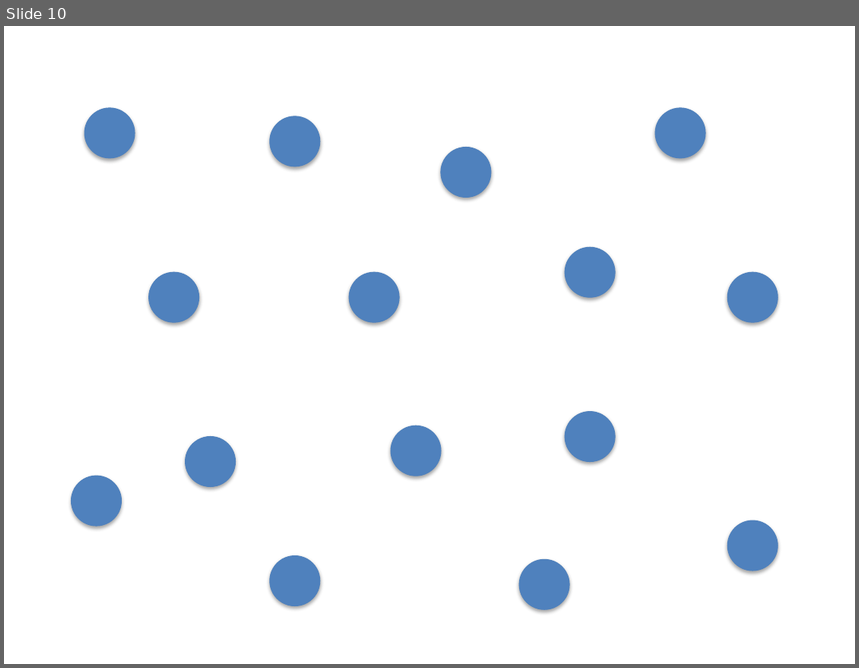
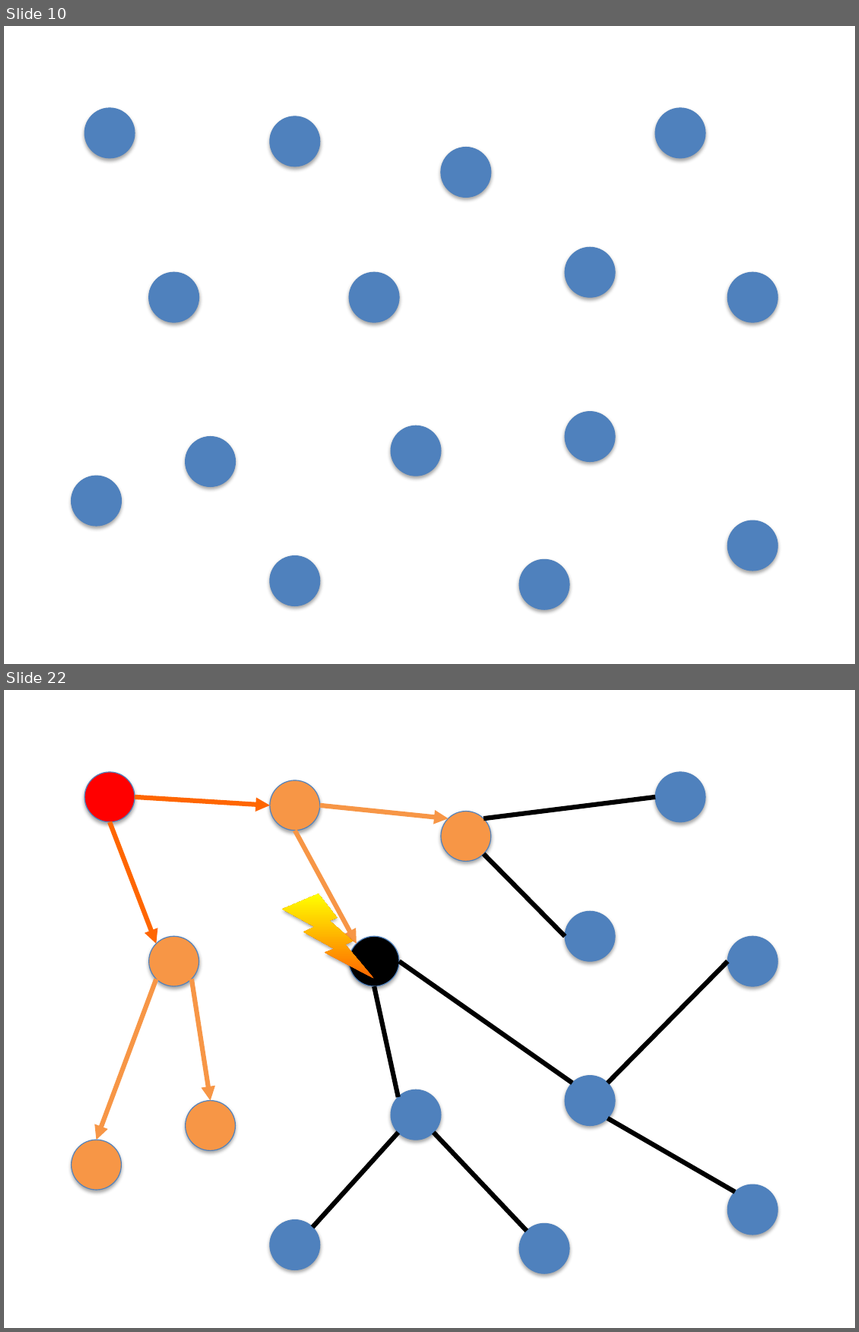
Before and after one commit to jrwest/ricon2014, a slide deck: Resources/Diagrams.pptx. Shown one above the other, each under a label of ours: slide 10 before the commit, slides 10 and 22 after it; the slides between them are not shown. The pictures are 859x668 and 859x1332 pixels, drawn with LibreOffice and Linux fonts; fonts in the diff are those of the drawing. Boxes give left, top, right and bottom in pixels: in the first picture for what was removed or moved away, otherwise in the second. Text is boxed around its words. In the diff, an @@ line names an element or a change of style, - is before the commit and + after.

```diff
--- a/Resources/Diagrams.pptx
+++ b/Resources/Diagrams.pptx
@@ slide 22 added at box(4, 690, 855, 1328), background #FFFFFF @@
@@ ellipse added at box(85, 772, 135, 822), fill #FF0000, outline #4F81BD 0.75 pt @@
@@ ellipse added at box(269, 780, 320, 831), fill #F79646, outline #4F81BD 0.75 pt @@
@@ ellipse added at box(655, 772, 705, 822), fill #4F81BD, outline #4F81BD 0.75 pt @@
@@ arrow added from (135, 797) to (269, 806), #FF6600 4 pt @@
@@ line added from (484, 818) to (655, 797), #000000 4 pt @@
@@ arrow added from (110, 822) to (156, 944), #FF6600 4 pt @@
@@ arrow added from (320, 806) to (449, 818), #F79646 4 pt @@
@@ ellipse added at box(441, 811, 491, 861), fill #F79646, outline #4F81BD 0.75 pt @@
@@ arrow added from (295, 831) to (357, 944), #F79646 4 pt @@
@@ line added from (484, 854) to (565, 937), #000000 4 pt @@
@@ lightning bolt added at box(282, 894, 374, 980), fill gradient #FF6600 to #FFFF00 @@
@@ ellipse added at box(565, 911, 615, 961), fill #4F81BD, outline #4F81BD 0.75 pt @@
@@ ellipse added at box(148, 937, 199, 987), fill #F79646, outline #4F81BD 0.75 pt @@
@@ ellipse added at box(350, 937, 400, 987), fill #000000, outline #4F81BD 0.75 pt @@
@@ ellipse added at box(728, 937, 778, 987), fill #4F81BD, outline #4F81BD 0.75 pt @@
@@ line added from (399, 961) to (572, 1083), #000000 4 pt @@
@@ line added from (607, 1083) to (728, 961), #000000 4 pt @@
@@ arrow added from (156, 980) to (96, 1140), #F79646 4 pt @@
@@ arrow added from (191, 980) to (210, 1101), #F79646 4 pt @@
@@ line added from (374, 986) to (398, 1097), #000000 4 pt @@
@@ ellipse added at box(565, 1075, 615, 1125), fill #4F81BD, outline #4F81BD 0.75 pt @@
@@ ellipse added at box(392, 1090, 442, 1140), fill #4F81BD, outline #4F81BD 0.75 pt @@
@@ ellipse added at box(186, 1101, 236, 1151), fill #F79646, outline #4F81BD 0.75 pt @@
@@ line added from (607, 1118) to (735, 1192), #000000 4 pt @@
@@ ellipse added at box(71, 1140, 122, 1191), fill #F79646, outline #4F81BD 0.75 pt @@
@@ line added from (398, 1132) to (313, 1227), #000000 4 pt @@
@@ line added from (434, 1132) to (527, 1231), #000000 4 pt @@
@@ ellipse added at box(728, 1185, 778, 1235), fill #4F81BD, outline #4F81BD 0.75 pt @@
@@ ellipse added at box(269, 1220, 320, 1271), fill #4F81BD, outline #4F81BD 0.75 pt @@
@@ ellipse added at box(520, 1224, 570, 1274), fill #4F81BD, outline #4F81BD 0.75 pt @@
```
Also in this commit, not shown: 51 other slides added, 16 other files.
